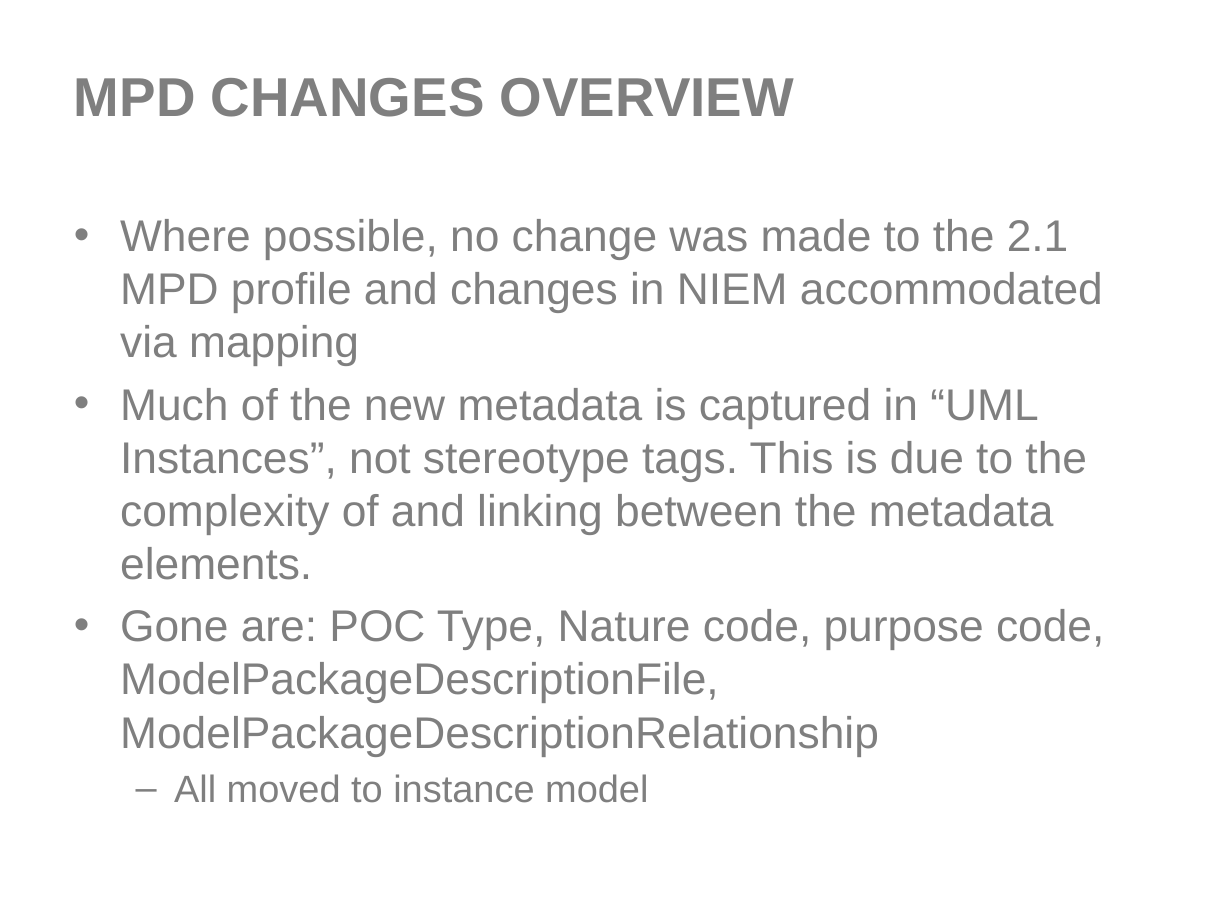
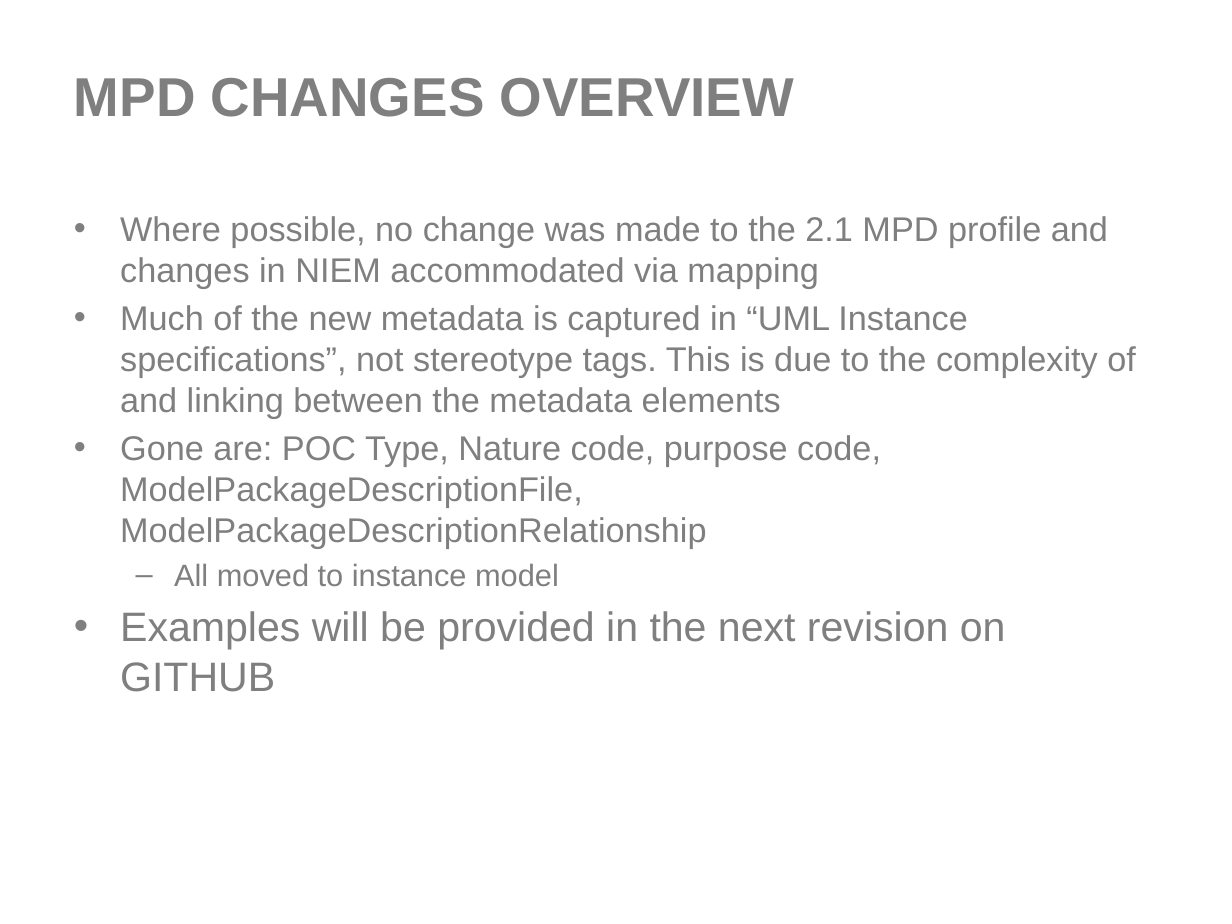
Before and after one commit to NIEM/NIEM-UML, a slide deck: slide 27 of Presentations/NIEM-UML-3-InitialSubmission.pptx (slide 17 before the commit). Drawn at 1232x924 pixels with LibreOffice and Linux fonts; fonts in the diff are those of the drawing; background and template pictures are left out. Boxes give left, top, right and bottom in pixels: in the first picture for what was removed or moved away, otherwise in the second. Text is boxed around its words. In the diff, an @@ line names an element or a change of style, - is before the commit and + after.

Commit message:
Presentation updated with NIEM-XML changes

```diff
--- a/Presentations/NIEM-UML-3-InitialSubmission.pptx
+++ b/Presentations/NIEM-UML-3-InitialSubmission.pptx
@@ text at bbox=[120, 216, 1108, 586]: size 25.9 to 20 pt in "Where possible, no change was made to ...", "Gone are: POC Type, Nature code, purpose ..."; size 22.2 to 18 pt in "All moved to instance model"; less space between paragraphs @@
@@ text at bbox=[120, 305, 1136, 419]: text changed; size 25.9 to 20 pt @@
-• Much of the new metadata is captured in “UML Instances”, not stereotype tags. This is due to the complexity of and linking between the metadata elements.
+• Much of the new metadata is captured in “UML Instance specifications”, not stereotype tags. This is due to the complexity of and linking between the metadata elements
@@ text at bbox=[120, 611, 1006, 692]: paragraph added @@
+• Examples will be provided in the next revision on GITHUB
```
Also in this commit, not shown: 8 other slides changed, 16 slides added, 1 slide removed, 2 other files.
